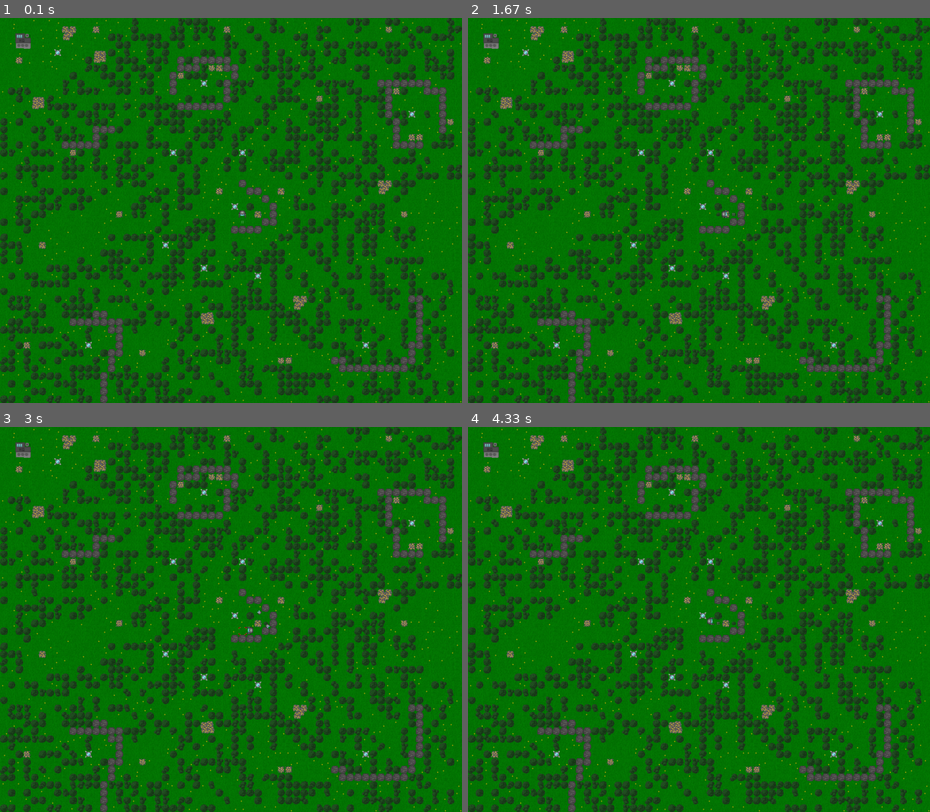
Above: before the commit, frames 1-4 (two rows, left to right).
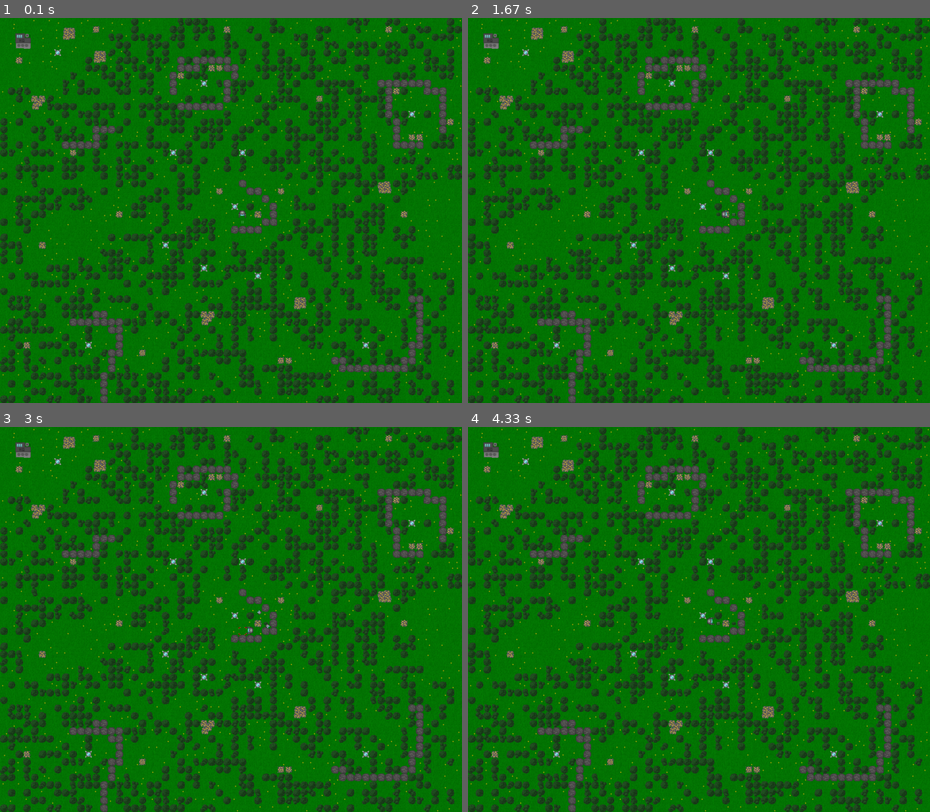
Above: after the commit, the same moments.

Repository: ZeeQyu/TileGame
Game: pygame game, started from main.py
The game is run twice, just before and just after one commit, with the same random seed, the same clock (stepped at 60 frames per second) and the same inputs. The source is Python 2; it was converted automatically to run under Python 3.
Inputs:
- Up to frame 1 (0.1 s): no input
- Up to frame 2 (1.67 s): tap A at 0.33 s; hold Right 0.67-1.13 s; hold D 0.67-1.13 s; tap F at 0.73, 1.03, 1.23, 1.57 s; hold Up 1.17-1.47 s; hold W 1.17-1.47 s; hold Right from 1.5 s (still down); hold D from 1.5 s (still down)
- Up to frame 3 (3 s): tap F at 1.87, 2.07, 2.37, 2.63, 2.97 s; release Right at 1.97 s; release D at 1.97 s; hold Left 2-2.53 s; hold A 2-2.53 s; hold Down 2.57-2.87 s; hold S 2.57-2.87 s; hold Left from 2.9 s (still down); hold A from 2.9 s (still down)
- Up to frame 4 (4.33 s): tap F at 3.27, 3.4, 3.8, 4.1 s; release Left at 3.3 s; release A at 3.3 s; hold Up 3.33-3.7 s; hold W 3.33-3.7 s; hold Right from 3.73 s (still down); hold D from 3.73 s (still down)

The runs differ from the first frame. In frame 1, 6.3% of the frame differs, in the area x 6-100%, y 0-100%; in frame 2, 6.3%; in frame 3, 6.3%; in frame 4, 6.3%.

Commit message:
Implemented new rock tiles

Diff:
--- a/src/constants.py
+++ b/src/constants.py
@@ -116,7 +116,9 @@
          "dirt-sapling3": Img("dirtSapling3.png"),
          "dirt-sapling4": Img("dirtSapling4.png"),
          "dirt-sapling5": Img("dirtSapling5.png"),
-         "rock": Img("rocktile.png", color_code=(0, 0, 0), collides=True),
+         "rock": Img("rockTile.png", color_code=(0, 0, 0), random=True, collides=True),
+         "rock2": Img("rockTile2.png"),
+         "rock3": Img("rockTile3.png"),
          "ore": Img("ore.png", color_code=(255, 216, 0), random=True),
          "ore2": Img("ore2.png"),
          "ore3": Img("ore3.png"),
